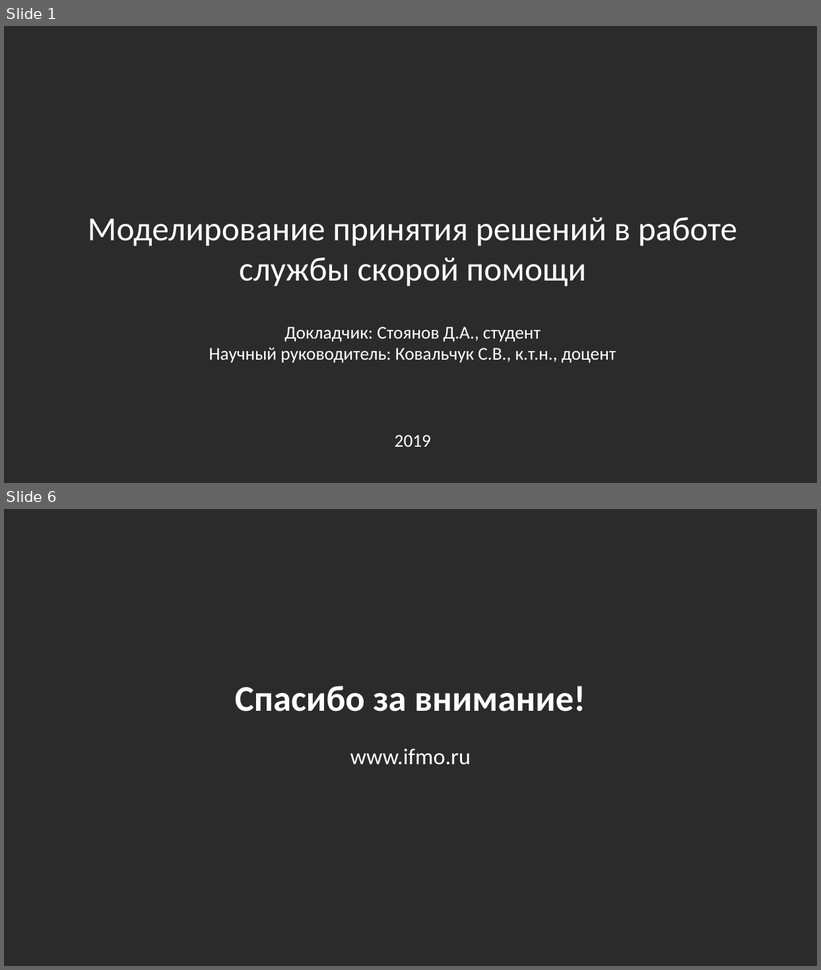
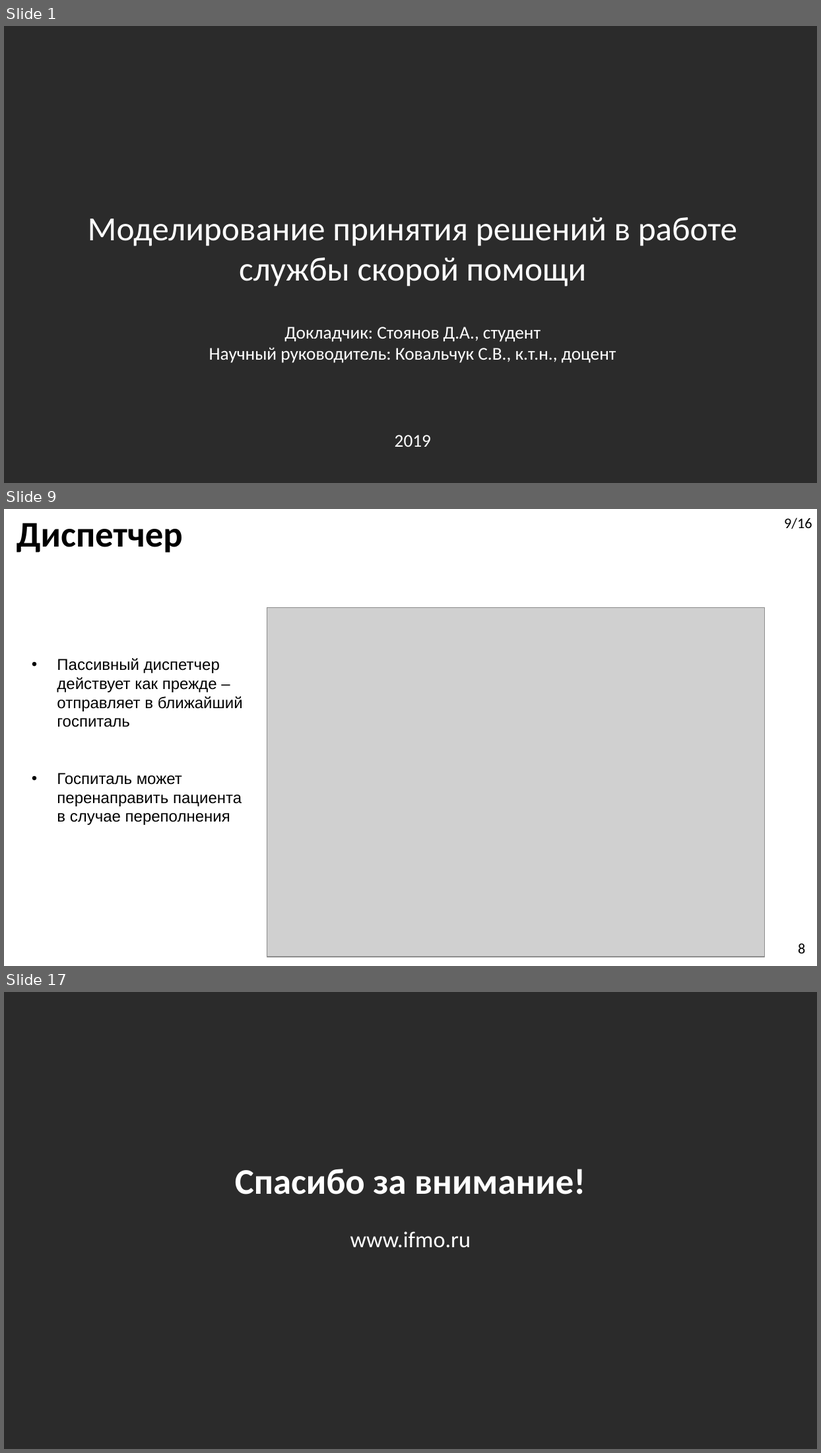
Before and after one commit to DimaStoyanov/Ambulance-Dispatching, a slide deck: Diplom_Presentation.pptx. Shown one above the other, each under a label of ours: slides 1 and 6 before the commit, slides 1, 9 and 17 after it; the slides between them are not shown. The pictures are 821x970 and 821x1453 pixels, drawn with LibreOffice and Linux fonts; fonts in the diff are those of the drawing; grey boxes stand for pictures; background and template pictures are left out; a plain dark background stands for a picture behind light text. Boxes give left, top, right and bottom in pixels: in the first picture for what was removed or moved away, otherwise in the second. Text is boxed around its words. In the diff, an @@ line names an element or a change of style, - is before the commit and + after.

```diff
--- a/Diplom_Presentation.pptx
+++ b/Diplom_Presentation.pptx
@@ slide 9 added at box(4, 509, 817, 966), background picture (left out) @@
@@ title added at box(17, 523, 183, 553), 32 pt, text #000000, bold @@
+Диспетчер
@@ text added at box(784, 518, 812, 529), 13 pt, text #000000 @@
+9/16
@@ picture added at box(267, 607, 764, 957) @@
@@ text added at box(57, 658, 243, 825), 14 pt, text #000000 @@
+• Пассивный диспетчер действует как прежде – отправляет в ближайший госпиталь
+• Госпиталь может перенаправить пациента в случае переполнения
@@ page number added at box(798, 943, 805, 954), 13 pt, text #000000 @@
+8
@@ what was slide 6 is now slide 17 @@
```
Also in this commit, not shown: 3 slides changed, 11 other slides added, 1 slide removed, 1 other file.
